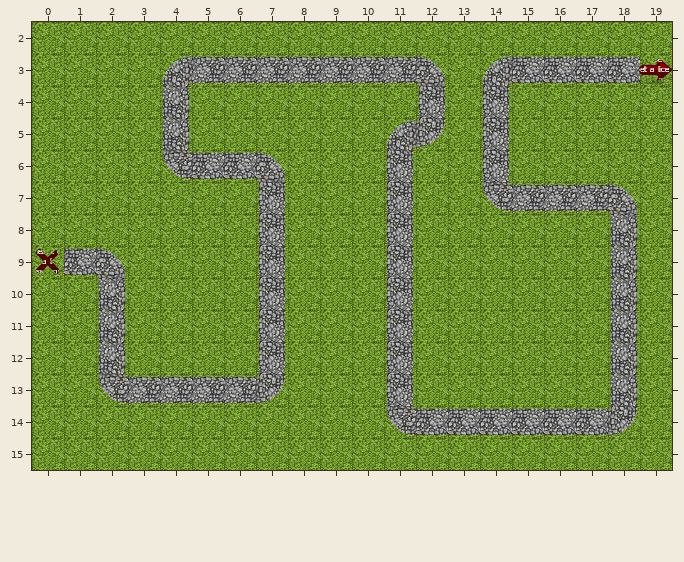
Two versions of a level (Tiled map, tower-defense/tower-defense-android/assets/data/world/level4/level.tmx). Above is the file before it was changed.
Cells are 32x32 px. Shown: x 0..19, y 2..15. Tiles whose own drawing changed are shown in their newer look in all pictures.
New version:
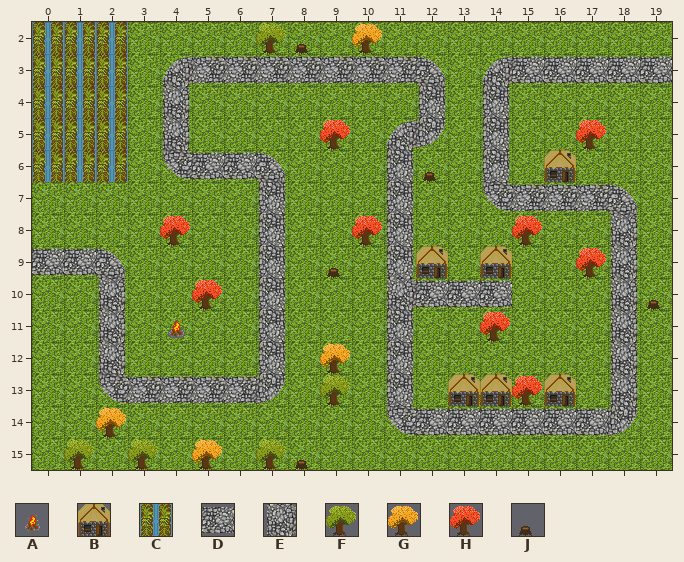
Key: from "Tiles": A 8, B 14, C 15, D 22 turned 90, E 24, F 25, G 27, H 28, J 29.
_ is an empty cell.
Tiles of an added or newly shown layer are drawn over the layers below it.
Diff:
Changed rows in their new state; . is an unchanged cell.
Layer "Foreground" (now shown):
first column x 0:
 2 CCC.................
 3 CCC................D
 4 CCC.................
 5 CCC.................
 6 CCC.................
 9 D...................
10 ...........EDDD.....
Layer "Objects" (now shown):
first column x 1:
 2 ......FJ.G.........
 5 ........H.......H..
 6 ...........J...B...
 8 ...H.....H....H....
 9 ........J..B.B..H..
10 ....H.............J
11 ...A.........H.....
12 ........G..........
13 ........F...BBHB...
14 .G.................
15 F.F.G.FJ...........
